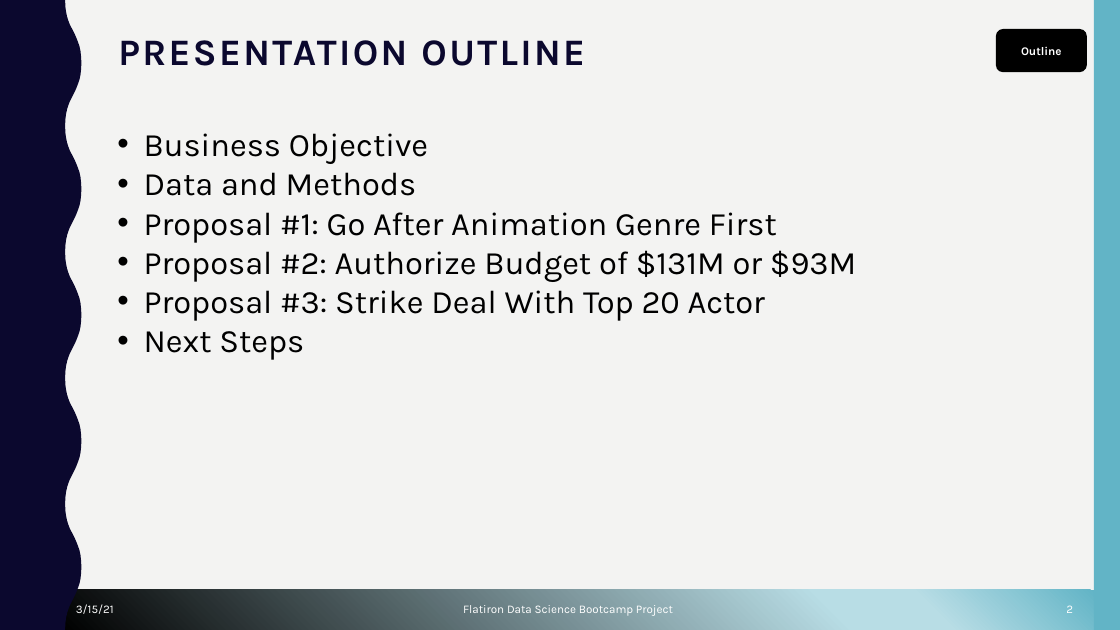
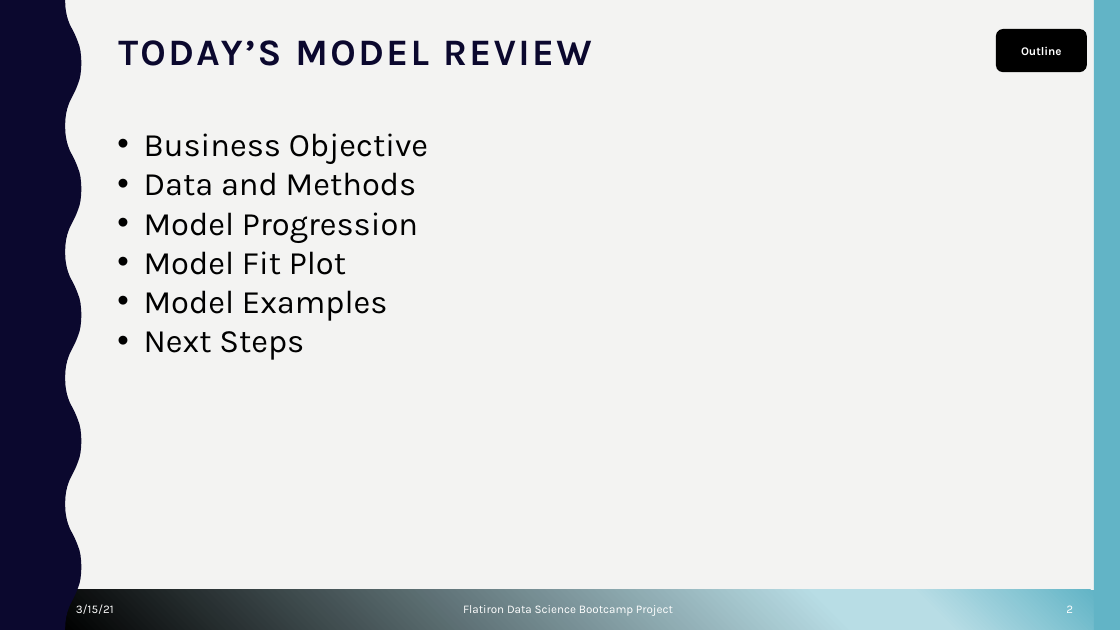
Before and after one commit to cutterback/p02-home-sales-predictive-project, a slide deck: slide 2 of Seattle_Home_Price_Predictive_Model.pptx. Drawn at 1120x630 pixels with LibreOffice and Linux fonts; fonts in the diff are those of the drawing; background and template pictures are left out. Boxes give left, top, right and bottom in pixels: in the first picture for what was removed or moved away, otherwise in the second. Text is boxed around its words. In the diff, an @@ line names an element or a change of style, - is before the commit and + after.

Commit message:
Adding model performance plot and partial presentation

```diff
--- a/Seattle_Home_Price_Predictive_Model.pptx
+++ b/Seattle_Home_Price_Predictive_Model.pptx
@@ title at bbox=[118, 40, 592, 66]: text changed @@
-PRESENTATION OUTLINE
+TODAY’S MODEL REVIEW
@@ text at bbox=[144, 212, 418, 321]: text changed @@
-• Proposal #1: Go After Animation Genre First
-• Proposal #2: Authorize Budget of $131M or $93M
-• Proposal #3: Strike Deal With Top 20 Actor
+• Model Progression
+• Model Fit Plot
+• Model Examples
```
Also in this commit, not shown: 3 other slides changed, 1 slide added, 1 slide removed, 1 other file.
